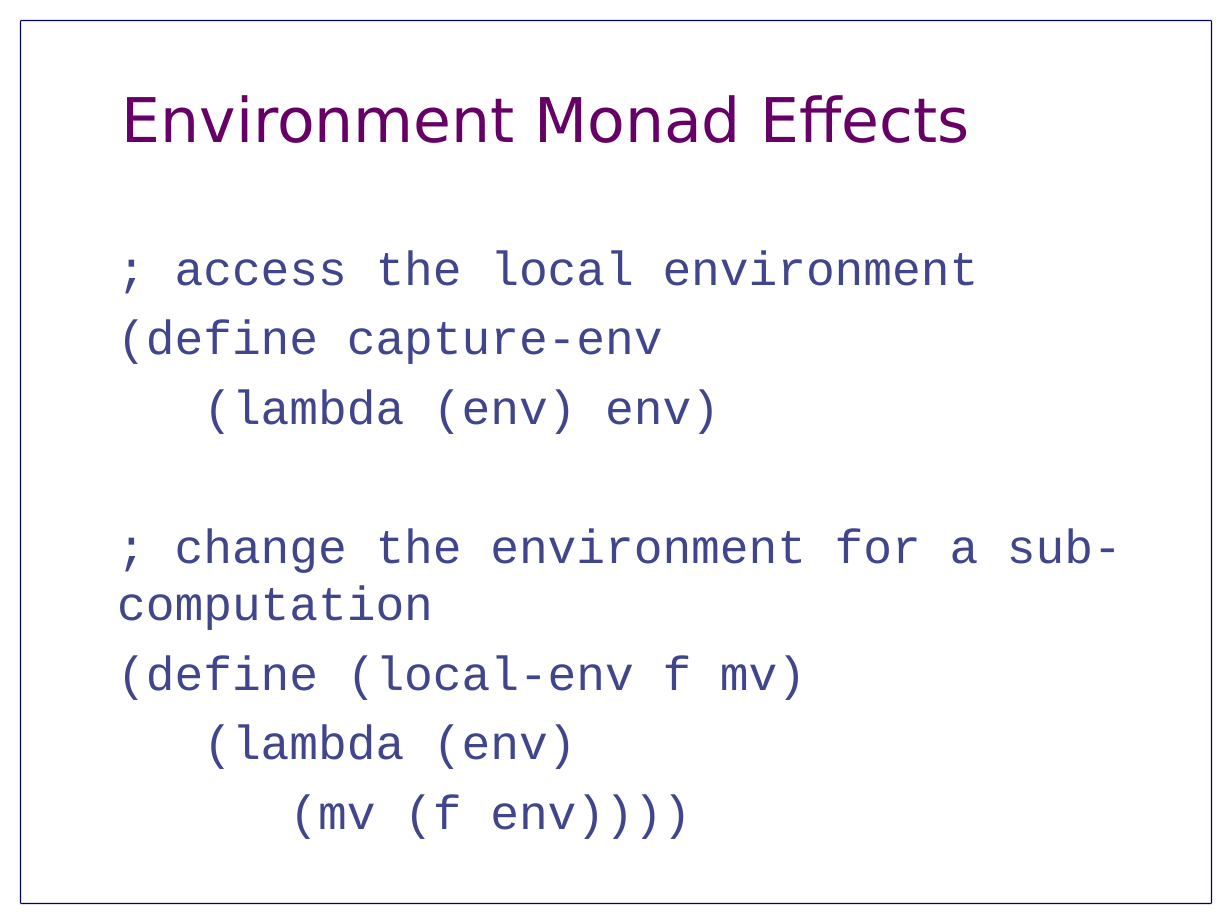
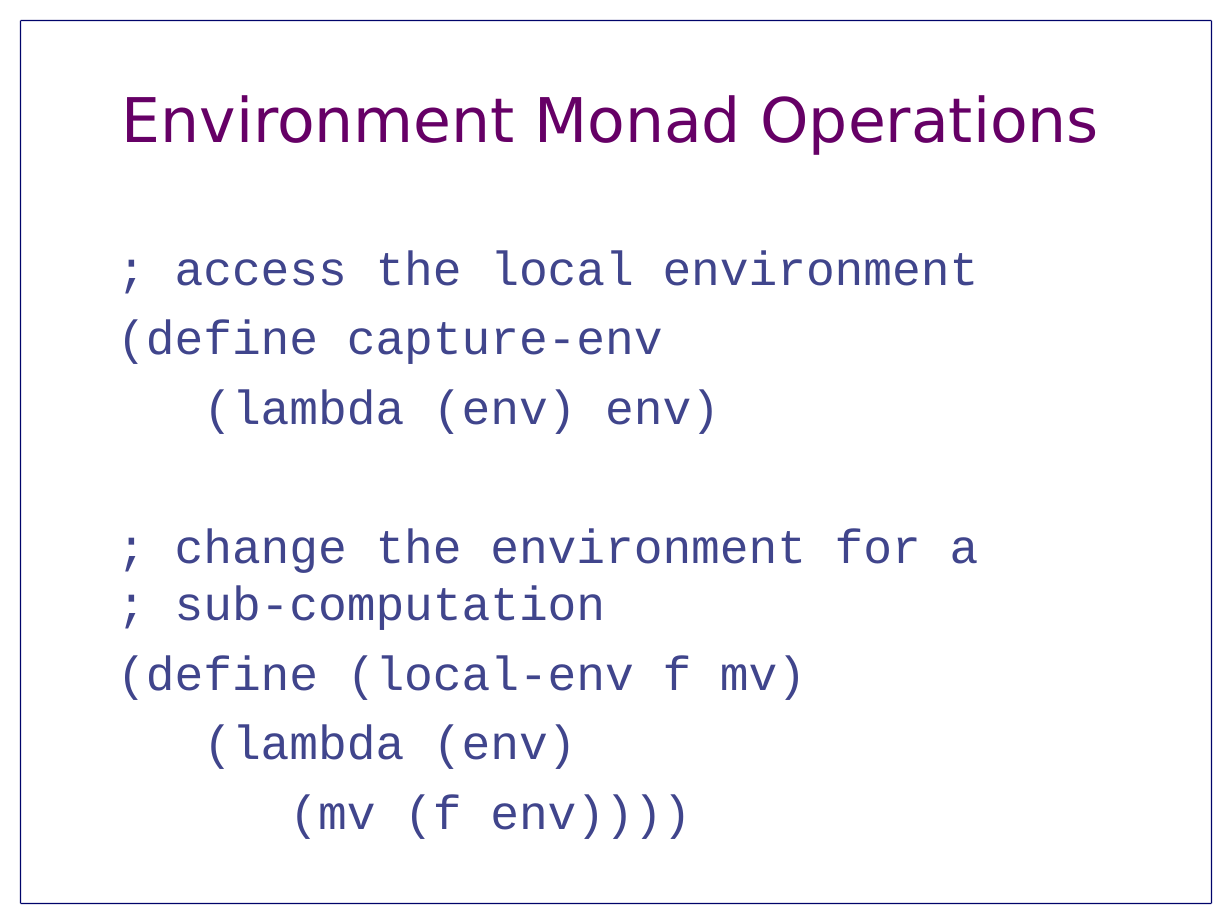
Before and after one commit to jnewbern/monad-tutorial, a slide deck: slide 4 of slides/SectionTwo.odp. Drawn at 1232x924 pixels with LibreOffice and Linux fonts; fonts in the diff are those of the drawing. Boxes give left, top, right and bottom in pixels: in the first picture for what was removed or moved away, otherwise in the second. Text is boxed around its words. In the diff, an @@ line names an element or a change of style, - is before the commit and + after.

```diff
--- a/slides/SectionTwo.odp
+++ b/slides/SectionTwo.odp
@@ title at (122, 95, 1098, 155): text changed @@
-Environment Monad Effects
+Environment Monad Operations
@@ text at (175, 528, 979, 630): text changed @@
-; change the environment for a sub-computation
+; change the environment for a
+; sub-computation
```
Also in this commit, not shown: 5 other slides changed, 3 other files.
